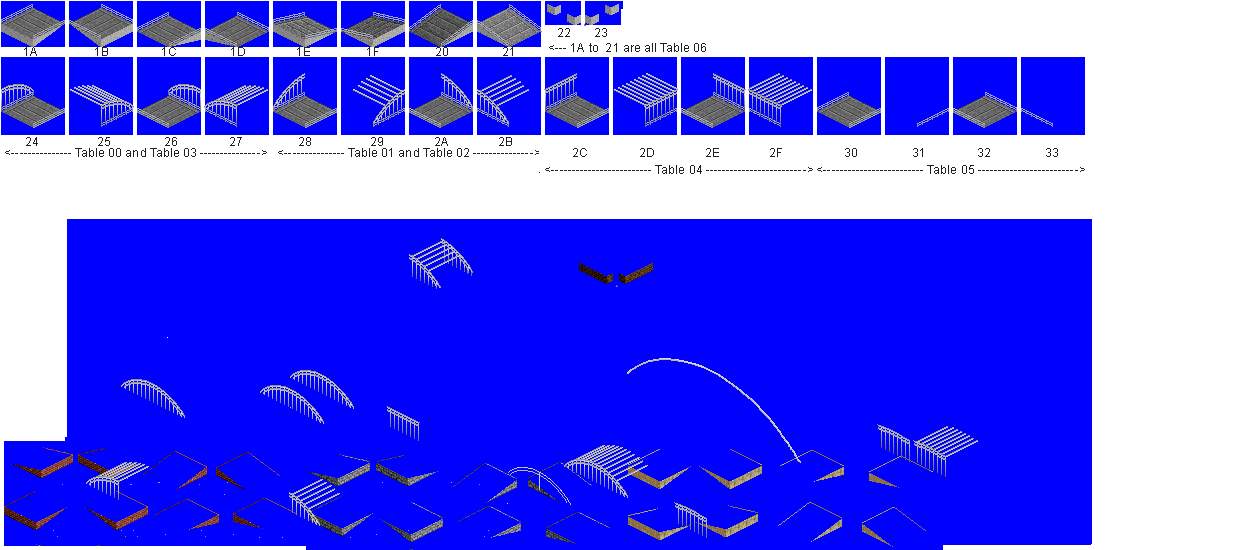
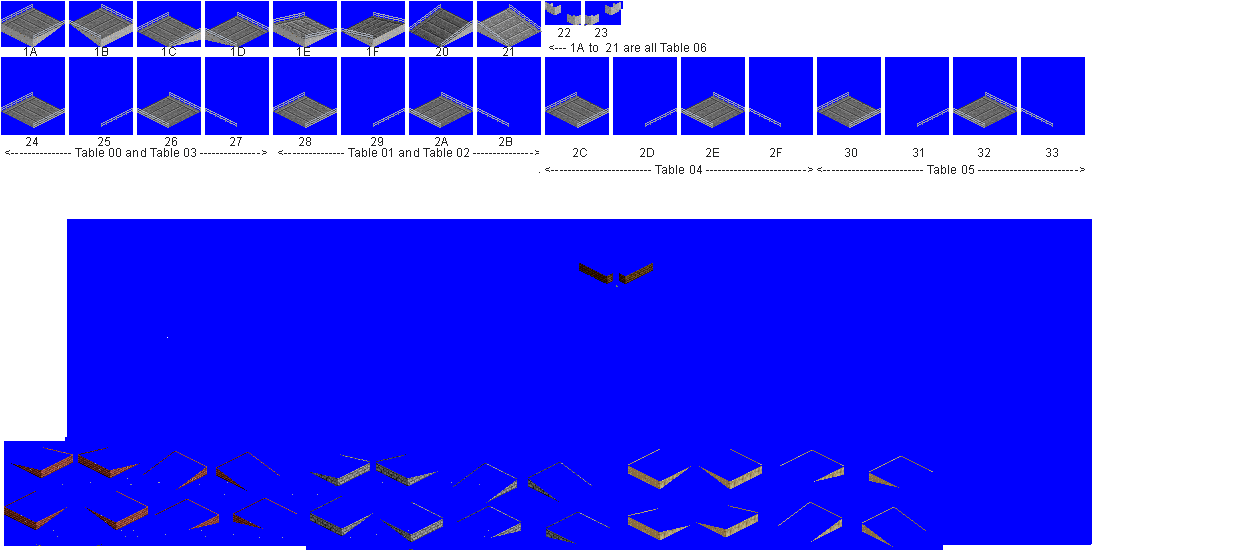
Layers edited between the first and the second (1234, 550) image:
hid "arch truss" over bbox(1, 15, 978, 538)
painted on "Pasted Layer" over bbox(545, 2, 621, 25)
